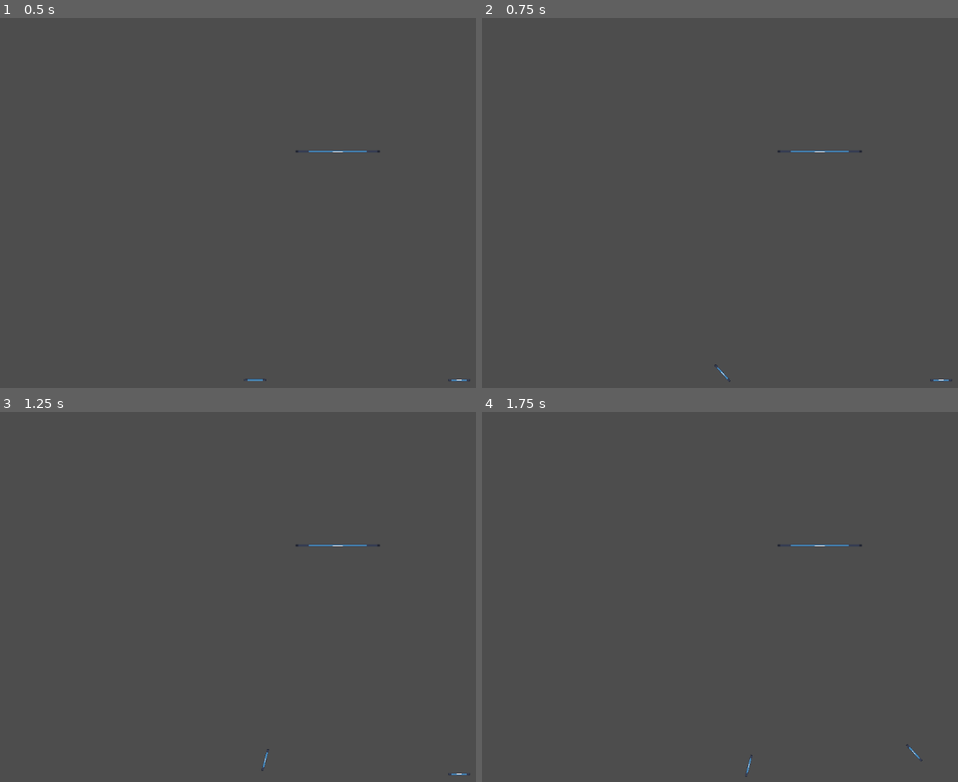
Above: before the commit, frames 1-4 (two rows, left to right).
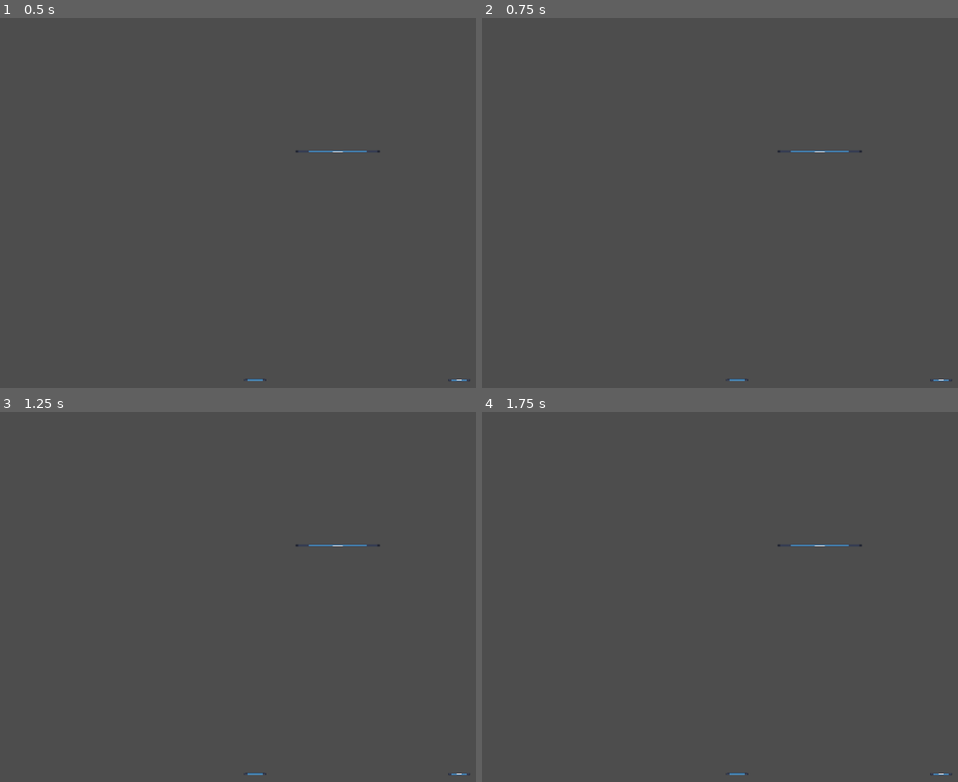
Above: after the commit, the same moments.

Repository: AlexYam94/GameOff_2023_Scale
Game: Godot game, scene res://Scenes/BaseScene.tscn
Same seed, same stepped clock (60 frames per second), same inputs: the game is played once before the commit and once after it. The engine's default icon, where the game draws it, is replaced by a stand-in: a white triangle on a blue panel in a dark square.
Inputs (mouse positions are in pixels of both pictures, inside the frame that each line leads up to):
- Up to frame 1 (0.5 s): no input
- Up to frame 2 (0.75 s): drag from (720, 380) to (777, 206) at 0.52 s
- Up to frame 3 (1.25 s): no input
- Up to frame 4 (1.75 s): tap Enter at 1.25 s; drag from (919, 774) to (777, 600) at 1.27 s

Frame 1 is identical in both runs. In frame 2, less than 0.1% of the frame differs, in the area x 48-56%, y 93-99%; in frame 3, less than 0.1%; in frame 4, less than 0.1%, in the area x 51-99%, y 89-99%.
Error after the commit: Parse Error: Expected end of statement after expression, found "Identifier" instead. (res://Scripts/DragAndDrop.gd:38)

Commit message:
implement direction indicator scale factor

Diff:
--- a/Scripts/DragAndDrop.gd
+++ b/Scripts/DragAndDrop.gd
@@ -9,7 +9,8 @@
 @export var collisionShape : CollisionShape2D
 @export var contactEffect : PackedScene
 
-@export var testSprite : Sprite2D
+@export var directionAndVelocityIndicator : Sprite2D
+@export var directionAndVelocityIndicatorScaleFactor : float = .1
 
 signal clicked
 
@@ -33,7 +34,10 @@
 			var dir = (mousePos - global_position).normalized()
 			apply_central_force(dir * force * delta * (distance / distanceDecayFactor))
 			var predictedPosition = global_position + linear_velocity
-			testSprite.look_at(predictedPosition)
+			directionAndVelocityIndicator.look_at(predictedPosition)
+			directionAndVelocityIndicator.scale = new Vector2(
+				1+linear_velocity.x * directionAndVelocityIndicatorScaleFactor,
+				1+linear_velocity.y * directionAndVelocityIndicatorScaleFactor)
 			var gbPos = global_position
 			var predictedDir = (mousePos - predictedPosition).normalized()
 			if(predictedDir != dir):
